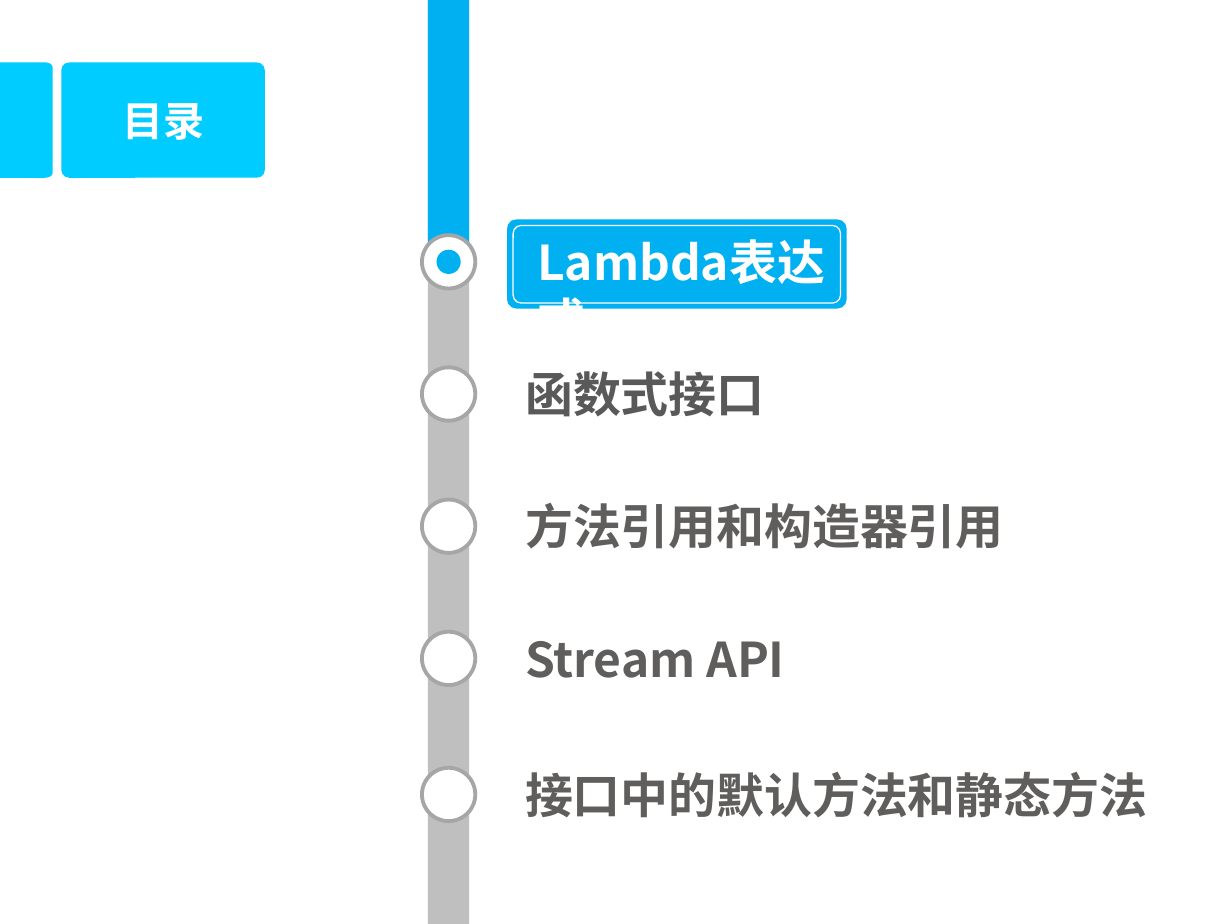
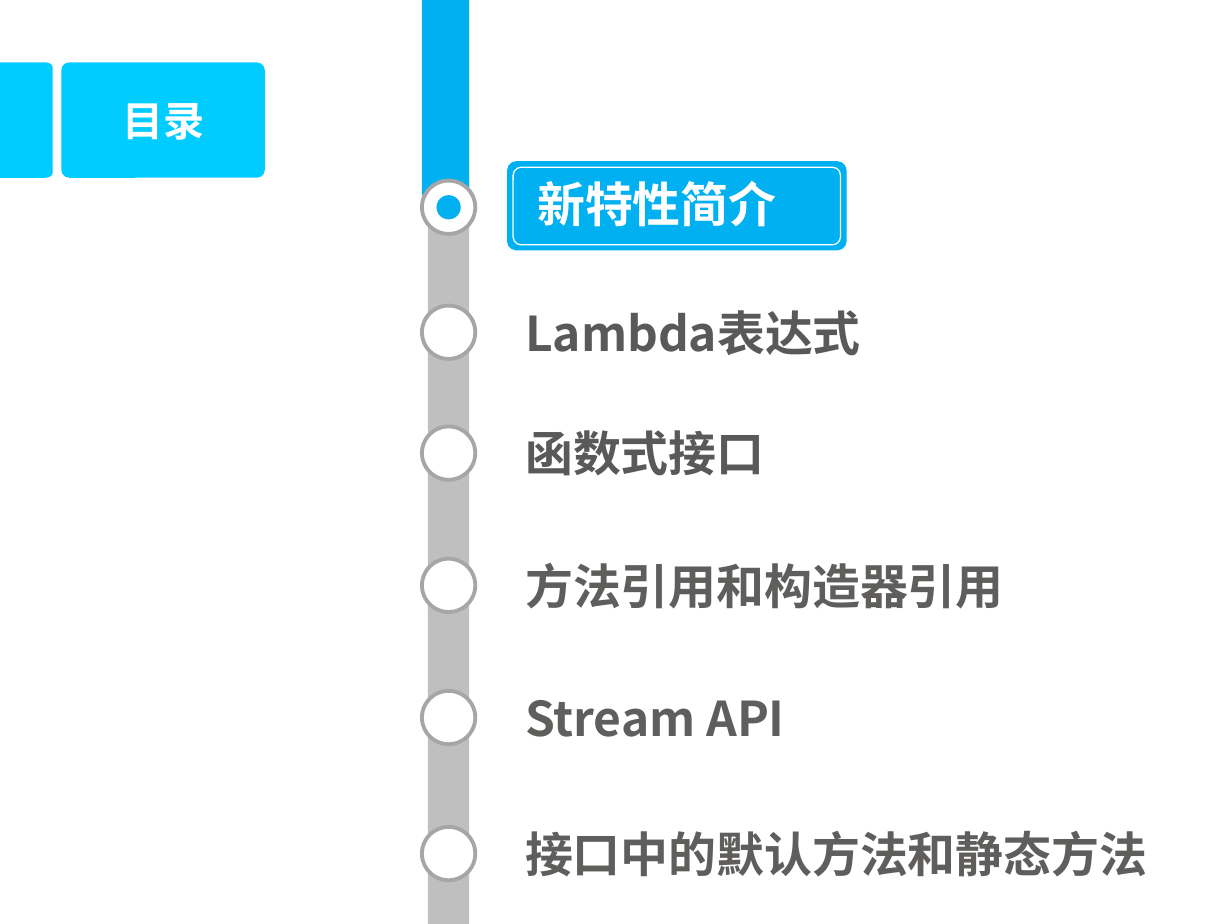
Before and after one commit to DoublePoint/MVC, a slide deck: slide 2 of 04相关插件/Java8/Java高级教程2.pptx. Drawn at 1232x924 pixels with LibreOffice and Linux fonts; fonts in the diff are those of the drawing; background and template pictures are left out. Boxes give left, top, right and bottom in pixels: in the first picture for what was removed or moved away, otherwise in the second. Text is boxed around its words. In the diff, an @@ line names an element or a change of style, - is before the commit and + after.

```diff
--- a/04相关插件/Java8/Java高级教程2.pptx
+++ b/04相关插件/Java8/Java高级教程2.pptx
@@ rectangle: place and size @@
-rectangle at [428,0,468,249]
+rectangle at [423,0,469,195]
@@ rounded rectangle: place and size @@
-rounded rectangle at [508,219,848,308]
+rounded rectangle at [508,161,848,250]
@@ 2 ellipses, 1 rounded rectangle: place and size @@
-2 ellipses, 1 rounded rectangle at [423,225,841,303]
+2 ellipses, 1 rounded rectangle at [423,168,841,245]
@@ text added at [537,181,776,227], 28 pt, text #FFFFFF, bold @@
+新特性简介
@@ text "Lambda表达式": place and size @@
-text "Lambda表达式" at [525,227,845,297]
+text "Lambda表达式" at [525,310,861,356]
@@ text "Lambda表达式" at [525,310,861,356]: text colour #FFFFFF to #595959 @@
@@ ellipse added at [423,306,476,359], fill #FFFFFF, outline #A6A6A6 2.25 pt @@
@@ 4 texts, 4 ellipses: place and size @@
-4 texts, 4 ellipses at [423,367,1147,821]
+4 texts, 4 ellipses at [423,426,1147,880]
```
Also in this commit, not shown: 1 other slide changed, 38 slides added, 50 slides removed, 17 other files.
